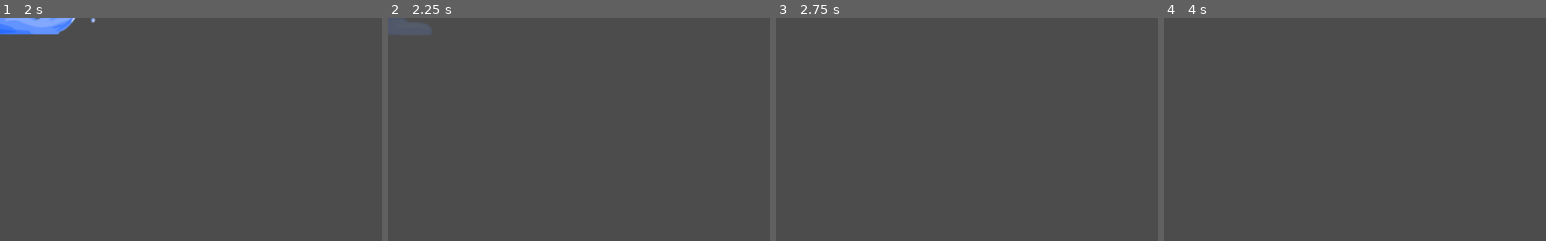
Above: before the commit, frames 1-4 (left to right).
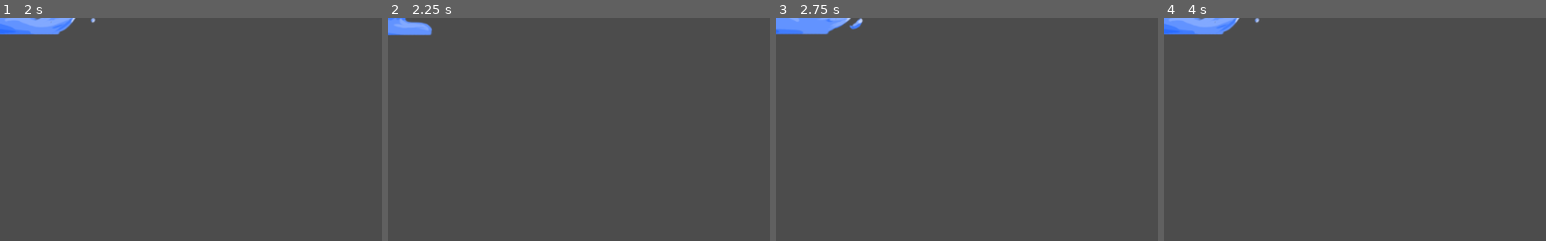
Above: after the commit, the same moments.

Repository: ArthurTui/aius
Game: Godot game, scene res://spells/water/water3.tscn
The game is run twice, just before and just after one commit, with the same random seed, the same clock (stepped at 60 frames per second) and the same inputs. This scene is started directly instead of the project's main scene.
Inputs (mouse positions are % of the whole screen's width and height, from its top left):
- Up to frame 1 (2 s): tap Enter (ui_accept) at 0.5, 0.77, 1.52 s; move the mouse to (72, 45) at 0.52 s; hold Right (ui_right) 0.53-1.28 s; move the mouse to (30, 55) at 1.27 s; hold Down (ui_down) from 1.28 s (still down)
- Up to frame 2 (2.25 s): move the mouse to (60, 28) at 2.02 s; release Down (ui_down) at 2.03 s; hold Right (ui_right) from 2.03 s (still down)
- Up to frame 3 (2.75 s): keep holding Right (ui_right)
- Up to frame 4 (4 s): move the mouse to (45, 70) at 2.77 s; release Right (ui_right) at 2.78 s; hold Up (ui_up) 2.78-3.53 s; tap Enter (ui_accept) at 3.02, 3.5, 3.77 s; move the mouse to (80, 65) at 3.52 s; hold Left (ui_left) from 3.53 s (still down)
The pictures show only the part of the screen within x 0-50%, y 0-50%; the shares and areas given below are measured in that part.

Frame 1 is identical in both runs. In frame 2, 0.7% of the frame differs, in the area x 0-12%, y 0-8%; in frame 3, 1.3%; in frame 4, 1.4%, in the area x 0-25%, y 0-8%.
Error after the commit: Parse Error: The identifier "DAMAGE" isn't declared in the current scope. (res://spells/water/water3.gd:36)

Commit message:
changed knockback logic

Diff:
--- a/maguinhos/characters/character.gd
+++ b/maguinhos/characters/character.gd
@@ -1,6 +1,5 @@
 extends KinematicBody2D
 
-const ACC = 10
 const RUN_SPEED = 4
 const DASH_SPEED = 8
 const KB_CUSTOM_ID = 100
@@ -47,6 +46,7 @@
 
 var activation_wait = 0
 
+var vel = Vector2()
 
 # Spells
 
@@ -88,9 +88,9 @@
 
 	# Movement
 
-	var direction = Vector2(0, 0)
+	var direction = Vector2()
 	var new_anim
-	var mot
+	var mot = Vector2()
 
 	if !is_stunned:
 		# determines movement
@@ -125,9 +125,13 @@
 				$sprite/glow.set_self_modulate(Color(1,1,1,0.5))
 				$dash_timer.start()
 			if not is_dashing:
-				mot = move_and_collide(direction.normalized()*RUN_SPEED*slow_multiplier + push_direction)
+				mot = direction.normalized()*RUN_SPEED*slow_multiplier + push_direction
 			else:
-				mot = move_and_collide(dash_direction.normalized()*DASH_SPEED*slow_multiplier)
+				mot = dash_direction.normalized()*DASH_SPEED*slow_multiplier
+
+		if vel.length() > mot.length():
+			mot = vel.linear_interpolate(mot, .5)
+		vel = move_and_slide(mot/delta) * delta
 
 		if !holding_spell:
 			if Input.is_action_pressed(str("d", controller_device,"_element_fire")):
@@ -329,7 +333,8 @@
 	if health <= 0:
 		die()
 	if kb_dir != null: # Knockback
-		set_position(self.position + kb_dir * kb_str)
+#		set_position(self.position + kb_dir * kb_str)
+		vel += kb_dir * kb_str
 
 
 func die():
--- a/maguinhos/spells/fire/fire1.gd
+++ b/maguinhos/spells/fire/fire1.gd
@@ -25,7 +25,8 @@
 	# does damage if take damage function exists in body
 	if body != caster:
 		if body.has_method("take_damage"):
-			body.take_damage(DAMAGE, self.direction, KNOCKBACK)
+			var kb_direction = (body.position - position).normalized()
+			body.take_damage(DAMAGE, kb_direction, KNOCKBACK)
 		die()
 
 
--- a/maguinhos/spells/fire/fire2.gd
+++ b/maguinhos/spells/fire/fire2.gd
@@ -50,7 +50,8 @@
 func _on_projectile_body_entered(body):
 	if body != parent:
 		if body.has_method("take_damage"):
-			body.take_damage(DAMAGE, self.direction, KNOCKBACK)
+			var kb_direction = (body.position - position).normalized()
+			body.take_damage(DAMAGE, kb_direction, KNOCKBACK)
 		die()
 
 
--- a/maguinhos/spells/fire/fire3.gd
+++ b/maguinhos/spells/fire/fire3.gd
@@ -39,7 +39,8 @@
 func _on_explosion_body_entered( body ):
 	if body != parent:
 		if body.has_method("take_damage") and not body in damaged_bodies:
-			body.take_damage(DAMAGE, self.direction, KNOCKBACK)
+			var kb_direction = (body.position - position).normalized()
+			body.take_damage(DAMAGE, kb_direction, KNOCKBACK)
 			damaged_bodies.append(body)
 
 
--- a/maguinhos/spells/nature/nature1proj.gd
+++ b/maguinhos/spells/nature/nature1proj.gd
@@ -48,7 +48,8 @@
 	# does damage if take damage function exists in body
 	if body != caster:
 		if body.has_method("take_damage"):
-			body.take_damage(DAMAGE, self.direction, KNOCKBACK)
+			var kb_direction = (body.position - position).normalized()
+			body.take_damage(DAMAGE, kb_direction, KNOCKBACK)
 		die()
 
 
--- a/maguinhos/spells/nature/nature2.gd
+++ b/maguinhos/spells/nature/nature2.gd
@@ -40,7 +40,8 @@
 				body.root(1)
 				_on_LifeTimer_timeout()
 			else:
-				body.take_damage(DAMAGE, self.direction, KNOCKBACK)
+				var kb_direction = (body.position - position).normalized()
+				body.take_damage(DAMAGE, kb_direction, KNOCKBACK)
 				die()
 
 
--- a/maguinhos/spells/water/water1_proj.gd
+++ b/maguinhos/spells/water/water1_proj.gd
@@ -22,7 +22,8 @@
 func _on_projectile_body_entered(body):
 	if body != caster:
 		if body.has_method("take_damage"):
-			body.take_damage(DAMAGE, self.direction, KNOCKBACK)
+			var kb_direction = (body.position - position).normalized()
+			body.take_damage(DAMAGE, kb_direction, KNOCKBACK)
 		die()
 
 
--- a/maguinhos/spells/water/water2.gd
+++ b/maguinhos/spells/water/water2.gd
@@ -29,7 +29,8 @@
 func _on_projectile_body_entered(body):
 	if body != caster:
 		if body.has_method("take_damage"):
-			body.take_damage(DAMAGE, self.direction, KNOCKBACK)
+			var kb_direction = (body.position - position).normalized()
+			body.take_damage(DAMAGE, kb_direction, KNOCKBACK)
 		if body.has_method("slow"):
 			# Applies slow effect
 			body.slow(2, 0.4)
--- a/maguinhos/spells/water/water3.gd
+++ b/maguinhos/spells/water/water3.gd
@@ -32,7 +32,8 @@
 		die()
 	elif body != caster:
 		# Pushes back if target is an enemy
-		body.take_damage(5, self.direction, 0)
+		var kb_direction = (body.position - position).normalized()
+		body.take_damage(DAMAGE, kb_direction, KNOCKBACK)
 		body.push_direction = direction * 5
 #		body.Slow(5, 0.3)
 
--- a/maguinhos/stages/test_stage.tscn
+++ b/maguinhos/stages/test_stage.tscn
@@ -27,7 +27,7 @@
 custom_solver_bias = 0.0
 extents = Vector2( 60, 300 )
 
-[node name="test_stage" type="Node2D"]
+[node name="test_stage" type="Node2D" index="0"]
 
 _sections_unfolded = [ "Material", "Visibility" ]
 __meta__ = {
